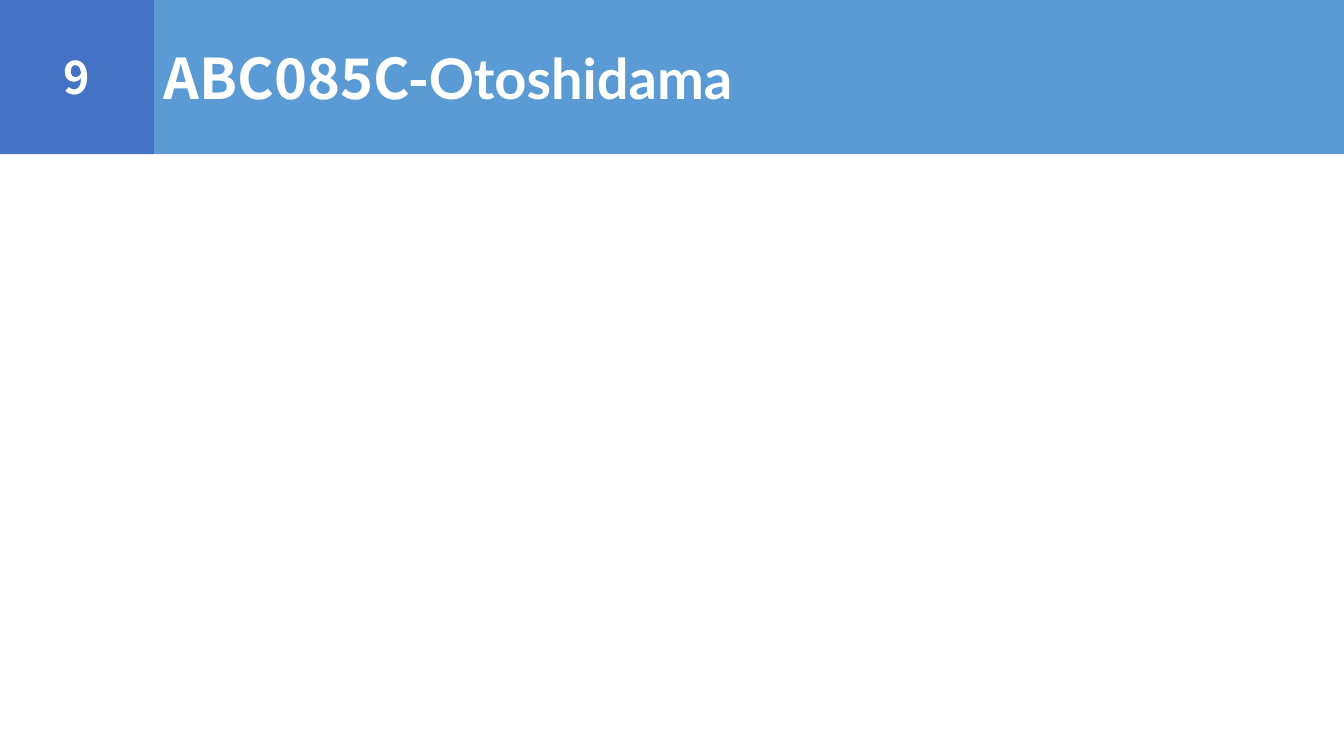
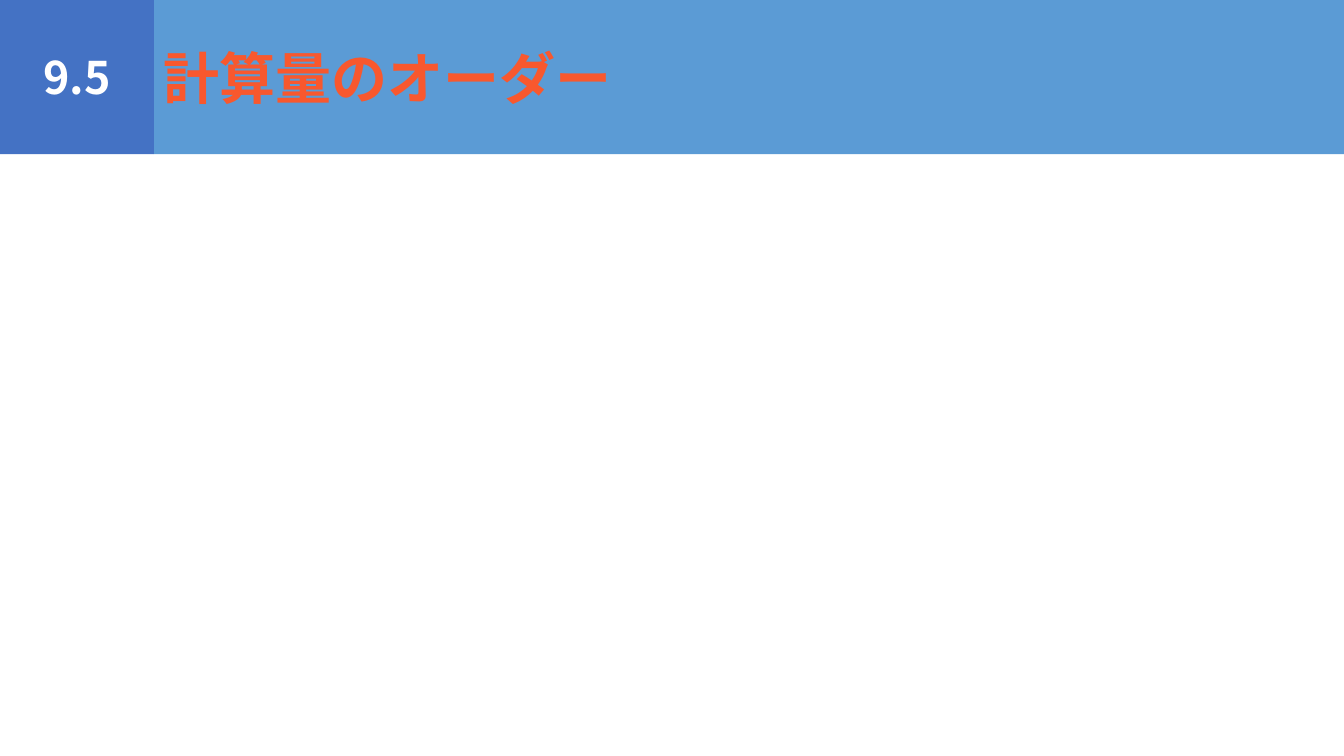
Before and after one commit to igeeeeee/triC_AtCoder_Beginners_Selection, a slide deck: slide 49 of ABS_勉強会.pptx. Drawn at 1344x756 pixels with LibreOffice and Linux fonts; fonts in the diff are those of the drawing. Boxes give left, top, right and bottom in pixels: in the first picture for what was removed or moved away, otherwise in the second. Text is boxed around its words. In the diff, an @@ line names an element or a change of style, - is before the commit and + after.

```diff
--- a/ABS_勉強会.pptx
+++ b/ABS_勉強会.pptx
@@ text in rectangle at <box>164,51,612,104</box>: text changed; font Lato to Noto Sans CJK JP; text colour #FFFFFF to #F8582E @@
-ABC085C-Otoshidama
+計算量のオーダー
@@ text in rectangle at <box>43,60,110,95</box>: text changed @@
-9
+9.5
```
Also in this commit, not shown: 13 slides added, 2 slides removed, 5 other files.
